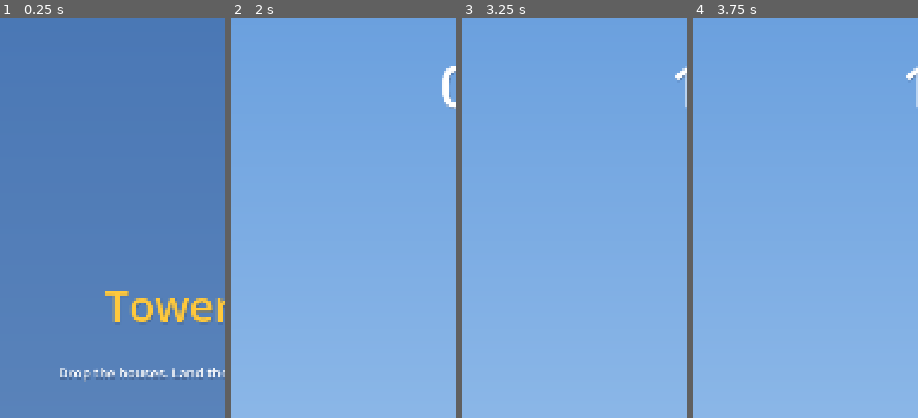
Above: before the commit, frames 1-4 (left to right).
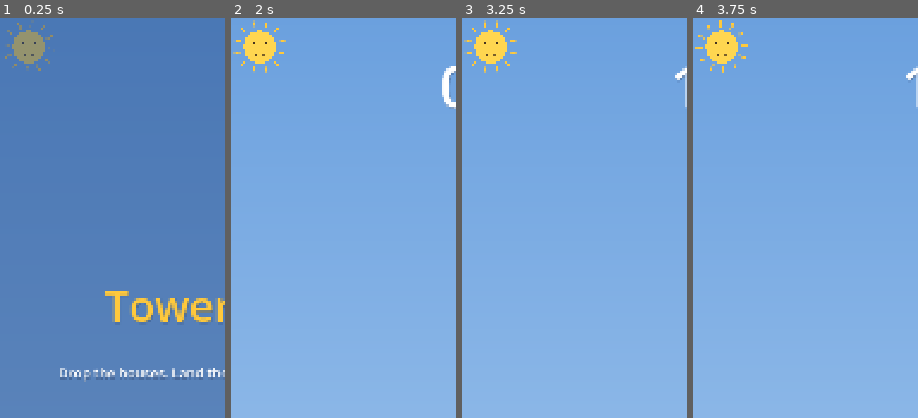
Above: after the commit, the same moments.

Repository: truocpham/tower-craft
Game: Godot game, scene res://scenes/main.tscn
Two runs of this game, one before a commit and one after it. Both use one fixed random seed, a clock stepped at 60 frames per second and the inputs below.
Inputs (mouse positions are % of the whole screen's width and height, from its top left):
- Up to frame 1 (0.25 s): no input
- Up to frame 2 (2 s): tap Enter at 0.5, 0.6, 1.55 s; move the mouse to (72, 45) at 0.52 s; click (72, 45) at 0.67 s; tap Space at 0.77, 0.8, 1.07, 1.35, 1.52, 1.82 s; move the mouse to (30, 55) at 1.27 s; click (30, 55) at 1.42 s
- Up to frame 3 (3.25 s): move the mouse to (60, 28) at 2.02 s; tap Enter at 2.1, 2.85 s; click (60, 28) at 2.17 s; tap Space at 2.3, 3.02 s; move the mouse to (45, 70) at 2.77 s; click (45, 70) at 2.92 s
- Up to frame 4 (3.75 s): tap Space at 3.32, 3.6 s; move the mouse to (80, 65) at 3.52 s; click (80, 65) at 3.67 s
The pictures show only the part of the screen within x 0-50%, y 0-50%; the shares and areas given below are measured in that part.

The runs differ from the first frame. In frame 1, 1.1% of the frame differs, in the area x 2-24%, y 1-14%; in frame 2, 1.1%; in frame 3, 1.1%; in frame 4, 1.1%, in the area x 0-25%, y 0-14%.

Commit message:
Add generated sounds, music, confetti, smiling sun and voice cheers with toggles

Diff:
--- /dev/null
+++ b/game/scripts/audio_manager.gd
@@ -0,0 +1,91 @@
+class_name AudioManager
+extends Node
+## Plays generated sounds, looping music and optional voice cheers, each behind
+## its own toggle in GameSettings. Voice uses DisplayServer.tts_speak and is
+## off when the system has no text to speech voices.
+
+var settings: GameSettings
+var tts_available: bool = false
+## Test hooks: what was last requested, regardless of audio hardware.
+var last_sound: String = ""
+var last_voice: String = ""
+var sound_count: int = 0
+var voice_count: int = 0
+var _sfx: AudioStreamPlayer
+var _music: AudioStreamPlayer
+var _streams: Dictionary = {}
+var _voice_id: String = ""
+var _pick: int = 0
+
+
+func _ready() -> void:
+	_sfx = AudioStreamPlayer.new()
+	_sfx.volume_db = -4.0
+	add_child(_sfx)
+	_music = AudioStreamPlayer.new()
+	_music.volume_db = -14.0
+	add_child(_music)
+	_streams["drop"] = SfxSynth.drop()
+	_streams["thud"] = SfxSynth.thud()
+	_music.stream = SfxSynth.music()
+	tts_available = DisplayServer.tts_get_voices().size() > 0
+	apply_settings()
+
+
+## Call after changing a toggle.
+func apply_settings() -> void:
+	if settings == null or _music == null:
+		return
+	if settings.music_on and not _music.playing:
+		_music.play()
+	elif not settings.music_on and _music.playing:
+		_music.stop()
+	if not settings.voice_on and tts_available:
+		DisplayServer.tts_stop()
+
+
+func music_playing() -> bool:
+	return _music != null and _music.playing
+
+
+func _play(key: String, stream: AudioStream) -> void:
+	if settings == null or not settings.sound_on:
+		return
+	last_sound = key
+	sound_count += 1
+	_sfx.stream = stream
+	_sfx.play()
+
+
+func play_drop() -> void:
+	_play("drop", _streams.get("drop"))
+
+
+func play_thud() -> void:
+	_play("thud", _streams.get("thud"))
+
+
+func play_chime(streak: int) -> void:
+	var key := "chime%d" % clampi(streak, 1, SfxSynth.SCALE.size())
+	if not _streams.has(key):
+		_streams[key] = SfxSynth.chime(streak)
+	_play(key, _streams[key])
+
+
+## Speak a cheer with the child's name. milestone picks the bigger lines.
+func cheer(milestone: bool) -> void:
+	if settings == null or not settings.voice_on or not tts_available:
+		return
+	_pick += 1
+	last_voice = Cheers.line(settings.player_name, milestone, _pick)
+	voice_count += 1
+	if _voice_id == "":
+		var voices := DisplayServer.tts_get_voices_for_language("en")
+		if voices.size() == 0:
+			voices = PackedStringArray()
+			for v in DisplayServer.tts_get_voices():
+				voices.append(v["id"])
+		if voices.size() > 0:
+			_voice_id = voices[0]
+	if _voice_id != "":
+		DisplayServer.tts_speak(last_voice, _voice_id, 70, 1.15, 1.0, 0, true)
--- /dev/null
+++ b/game/scripts/cheers.gd
@@ -0,0 +1,14 @@
+class_name Cheers
+extends RefCounted
+## Short, kind cheer lines that include the child's name.
+
+const MILESTONE := ["Great job, %s!", "Wow, %s! So tall!", "Hooray, %s!", "Amazing, %s!"]
+const PERFECT := ["Perfect, %s!", "Nice one, %s!"]
+
+
+static func line(child: String, milestone: bool, pick: int) -> String:
+	var pool: Array = MILESTONE if milestone else PERFECT
+	var nm := child.strip_edges()
+	if nm == "":
+		nm = "friend"
+	return String(pool[absi(pick) % pool.size()]) % nm
--- /dev/null
+++ b/game/scripts/confetti.gd
@@ -0,0 +1,44 @@
+class_name Confetti
+extends RefCounted
+## Colourful paper pieces that burst from the top and fall. Pure state plus a
+## draw helper so it is easy to test.
+
+const MILESTONES := [5, 10, 20, 50]
+const COLORS := [Color8(255, 201, 60), Color8(255, 120, 150), Color8(110, 220, 170), Color8(120, 190, 255), Color8(255, 160, 80)]
+
+var pieces: Array = []
+var _rng := RandomNumberGenerator.new()
+
+
+static func is_milestone(score: int) -> bool:
+	return score in MILESTONES
+
+
+func burst(w: float, h: float, count: int = 90) -> void:
+	for i in count:
+		pieces.append({
+			"x": _rng.randf() * w, "y": -_rng.randf() * h * 0.2,
+			"vx": _rng.randf_range(-80.0, 80.0), "vy": _rng.randf_range(120.0, 380.0),
+			"r": _rng.randf() * TAU, "vr": _rng.randf_range(-6.0, 6.0),
+			"s": _rng.randf_range(10.0, 20.0), "c": COLORS[_rng.randi() % COLORS.size()],
+			"life": _rng.randf_range(2.0, 3.5)})
+
+
+func step(dt: float) -> void:
+	for i in range(pieces.size() - 1, -1, -1):
+		var p: Dictionary = pieces[i]
+		p["x"] += p["vx"] * dt
+		p["y"] += p["vy"] * dt
+		p["r"] += p["vr"] * dt
+		p["life"] -= dt
+		if p["life"] <= 0.0:
+			pieces.remove_at(i)
+
+
+func draw(ci: CanvasItem) -> void:
+	for p in pieces:
+		var col: Color = p["c"]
+		col.a = minf(p["life"], 1.0)
+		ci.draw_set_transform(Vector2(p["x"], p["y"]), p["r"])
+		ci.draw_rect(Rect2(-p["s"] / 2.0, -p["s"] / 4.0, p["s"], p["s"] / 2.0), col)
+	ci.draw_set_transform(Vector2.ZERO, 0.0)
--- /dev/null
+++ b/game/scripts/game_settings.gd
@@ -0,0 +1,34 @@
+class_name GameSettings
+extends RefCounted
+## Minimal persisted settings: sound toggles and the child's name. Ticket 4's
+## parent area can edit these fields and call save().
+
+const PATH := "user://settings.cfg"
+
+var music_on: bool = true
+var sound_on: bool = true
+var voice_on: bool = true
+var player_name: String = ""
+var path: String = PATH
+
+
+static func load_from(p: String = PATH) -> GameSettings:
+	var s := GameSettings.new()
+	s.path = p
+	var cfg := ConfigFile.new()
+	if cfg.load(p) == OK:
+		s.music_on = bool(cfg.get_value("audio", "music", true))
+		s.sound_on = bool(cfg.get_value("audio", "sound", true))
+		s.voice_on = bool(cfg.get_value("audio", "voice", true))
+		s.player_name = str(cfg.get_value("player", "name", ""))
+	return s
+
+
+func save() -> Error:
+	var cfg := ConfigFile.new()
+	cfg.load(path)  # keep keys other code may have written
+	cfg.set_value("audio", "music", music_on)
+	cfg.set_value("audio", "sound", sound_on)
+	cfg.set_value("audio", "voice", voice_on)
+	cfg.set_value("player", "name", player_name)
+	return cfg.save(path)
--- a/game/scripts/main.gd
+++ b/game/scripts/main.gd
@@ -27,6 +27,10 @@
 var textures: Dictionary = {}
 var _seen_landing: int = 0
 var _font: Font
+var settings: GameSettings
+var audio: AudioManager
+var confetti := Confetti.new()
+var sun := SmilingSun.new()
 
 
 func _ready() -> void:
@@ -37,6 +41,11 @@
 		elif a.begins_with("--skin="):
 			skin = a.substr(7)
 	_font = ThemeDB.fallback_font
+	if settings == null:
+		settings = GameSettings.load_from()
+	audio = AudioManager.new()
+	audio.settings = settings
+	add_child(audio)
 	_build_sprites()
 	_new_sim()
 	var rng := RandomNumberGenerator.new()
@@ -82,7 +91,8 @@
 		Screen.START:
 			screen = Screen.PLAY
 		Screen.PLAY:
-			sim.drop()
+			if sim.drop():
+				audio.play_drop()
 		Screen.OVER:
 			if sim.game_over_ready():
 				_new_sim()
@@ -105,11 +115,21 @@
 func advance(delta: float) -> void:
 	sim.step(delta)
 	pop_time += delta
+	confetti.step(delta)
+	sun.step(delta)
 	if sim.landed_serial != _seen_landing:
 		_seen_landing = sim.landed_serial
+		audio.play_thud()
+		var milestone := sim.last_kind != "miss" and Confetti.is_milestone(sim.score)
 		if sim.last_kind == "perfect":
 			pop_text = sim.last_streak_text
 			pop_time = 0.0
+			sun.cheer()
+			audio.play_chime(sim.streak)
+		if milestone:
+			confetti.burst(sim.view_w, sim.view_h)
+		if milestone or (sim.last_kind == "perfect" and sim.streak % 3 == 0):
+			audio.cheer(milestone)
 		if sim.last_kind == "miss":
 			best = maxi(best, sim.score)
 	if screen == Screen.PLAY and sim.state == GameSim.State.OVER:
@@ -150,6 +170,8 @@
 	elif sim.state == GameSim.State.PLAY:
 		var hp := sim.hang_pos()
 		_hang(hp["x"], hp["wb"], sim.top_block()["w"], sim.palette_for(sim.blocks.size()), hp["rot"], true)
+	sun.draw(self, sim.unit_px)
+	confetti.draw(self)
 	_draw_ui(w, h)
 
 
--- /dev/null
+++ b/game/scripts/sfx_synth.gd
@@ -0,0 +1,100 @@
+class_name SfxSynth
+extends RefCounted
+## Generates every sound in code (no asset files, no downloads). All sounds are
+## soft sines with gentle envelopes: no harsh or scary tones.
+
+const RATE := 22050
+## Major pentatonic steps in semitones; the chime climbs these on each perfect.
+const SCALE := [0, 2, 4, 7, 9, 12, 14, 16, 19, 21, 24]
+
+
+static func _to_stream(samples: PackedFloat32Array, rate: int, loop: bool = false) -> AudioStreamWAV:
+	var bytes := PackedByteArray()
+	bytes.resize(samples.size() * 2)
+	for i in samples.size():
+		bytes.encode_s16(i * 2, int(clampf(samples[i], -1.0, 1.0) * 32000.0))
+	var w := AudioStreamWAV.new()
+	w.format = AudioStreamWAV.FORMAT_16_BITS
+	w.mix_rate = rate
+	w.stereo = false
+	w.data = bytes
+	if loop:
+		w.loop_mode = AudioStreamWAV.LOOP_FORWARD
+		w.loop_begin = 0
+		w.loop_end = samples.size()
+	return w
+
+
+## Soft falling whoosh: a quiet sine gliding down.
+static func drop() -> AudioStreamWAV:
+	var n := int(RATE * 0.25)
+	var s := PackedFloat32Array()
+	s.resize(n)
+	var ph := 0.0
+	for i in n:
+		var t := float(i) / n
+		ph += TAU * lerpf(520.0, 300.0, t) / RATE
+		s[i] = sin(ph) * 0.18 * sin(PI * t)
+	return _to_stream(s, RATE)
+
+
+## Soft landing thud: low sine with a quick decay.
+static func thud() -> AudioStreamWAV:
+	var n := int(RATE * 0.3)
+	var s := PackedFloat32Array()
+	s.resize(n)
+	var ph := 0.0
+	for i in n:
+		var t := float(i) / n
+		ph += TAU * lerpf(130.0, 60.0, minf(t * 3.0, 1.0)) / RATE
+		s[i] = sin(ph) * 0.55 * exp(-t * 7.0) * minf(float(i) / 80.0, 1.0)
+	return _to_stream(s, RATE)
+
+
+static func chime_freq(streak: int) -> float:
+	var step: int = SCALE[clampi(streak - 1, 0, SCALE.size() - 1)]
+	return 523.25 * pow(2.0, step / 12.0)
+
+
+## Bell-like chime; pitch rises with the streak (1 = first perfect).
+static func chime(streak: int) -> AudioStreamWAV:
+	var f := chime_freq(streak)
+	var n := int(RATE * 0.6)
+	var s := PackedFloat32Array()
+	s.resize(n)
+	for i in n:
+		var t := float(i) / RATE
+		var env := exp(-t * 6.0) * minf(t * 400.0, 1.0)
+		s[i] = (sin(TAU * f * t) * 0.35 + sin(TAU * f * 2.0 * t) * 0.12 + sin(TAU * f * 3.0 * t) * 0.04) * env
+	return _to_stream(s, RATE)
+
+
+## Calm looping music: slow pentatonic arpeggio over soft pads, 16 s.
+static func music() -> AudioStreamWAV:
+	var rate := 11025
+	var beat := 0.5
+	var bars := 8
+	var total := int(rate * beat * 4.0 * bars)
+	var buf := PackedFloat32Array()
+	buf.resize(total)
+	var roots := [0, 5, 7, 0, 5, 9, 7, 0]
+	var arp := [0, 4, 7, 12, 7, 4, 9, 7]
+	for bar in bars:
+		var root: int = roots[bar]
+		var bar_start := int(bar * 4.0 * beat * rate)
+		var pad_n := int(4.0 * beat * rate)
+		var f1 := 261.63 * pow(2.0, (root - 12) / 12.0)
+		for i in pad_n:
+			var tt := float(i) / rate
+			var e := sin(PI * float(i) / pad_n)
+			buf[bar_start + i] += (sin(TAU * f1 * tt) + sin(TAU * f1 * 1.5 * tt) * 0.6) * 0.06 * e
+		for k in 8:
+			var note: int = root + arp[k]
+			var f := 261.63 * pow(2.0, note / 12.0)
+			var start := bar_start + int(k * beat * 0.5 * rate)
+			var len := int(0.6 * rate)
+			for i in len:
+				var idx := (start + i) % total  # wrap so the loop is seamless
+				var tt := float(i) / rate
+				buf[idx] += sin(TAU * f * tt) * 0.09 * exp(-tt * 4.0) * minf(tt * 200.0, 1.0)
+	return _to_stream(buf, rate, true)
--- /dev/null
+++ b/game/scripts/smiling_sun.gd
@@ -0,0 +1,33 @@
+class_name SmilingSun
+extends RefCounted
+## Friendly sun in the top-left corner. Beams and bounces after a perfect.
+
+var joy: float = 0.0  # 1 right after a perfect, fades to 0
+var t: float = 0.0
+
+
+func cheer() -> void:
+	joy = 1.0
+
+
+func step(dt: float) -> void:
+	t += dt
+	joy = maxf(0.0, joy - dt / 1.2)
+
+
+func draw(ci: CanvasItem, unit: float) -> void:
+	var r := clampf(unit * 0.16, 28.0, 56.0) * (1.0 + 0.25 * joy)
+	var c := Vector2(r * 1.8, r * 1.8 - joy * r * 0.3 * absf(sin(t * 14.0)))
+	for k in 12:
+		var d := Vector2.from_angle(TAU * k / 12.0 + t * 0.4)
+		ci.draw_line(c + d * r * 1.25, c + d * r * (1.6 + 0.35 * joy), Color8(255, 201, 60), 4.0, true)
+	ci.draw_circle(c, r, Color8(255, 214, 80))
+	var eye := Color8(70, 50, 30)
+	ci.draw_circle(c + Vector2(-r * 0.35, -r * 0.2), r * 0.1, eye)
+	ci.draw_circle(c + Vector2(r * 0.35, -r * 0.2), r * 0.1, eye)
+	var depth := 0.35 + 0.35 * joy
+	ci.draw_arc(c + Vector2(0, r * 0.05), r * 0.55, PI * (0.5 - depth * 0.5), PI * (0.5 + depth * 0.5), 16, eye, 3.0, true)
+	if joy > 0.0:
+		var blush := Color(1, 0.5, 0.5, 0.5 * joy)
+		ci.draw_circle(c + Vector2(-r * 0.6, r * 0.2), r * 0.15, blush)
+		ci.draw_circle(c + Vector2(r * 0.6, r * 0.2), r * 0.15, blush)
--- /dev/null
+++ b/game/tests/test_audio.gd
@@ -0,0 +1,132 @@
+extends TestCase
+## Toggles, settings persistence, generated sounds, cheers, confetti and sun.
+
+const TMP := "user://test_settings.cfg"
+
+
+func _manager(s: GameSettings, tts: bool = true) -> AudioManager:
+	var a := AudioManager.new()
+	a.settings = s
+	tree.root.add_child(a)
+	await tree.process_frame
+	a.tts_available = tts
+	return a
+
+
+func _drop(a: AudioManager) -> void:
+	tree.root.remove_child(a)
+	a.free()
+
+
+func test_settings_round_trip() -> void:
+	DirAccess.remove_absolute(TMP)
+	var s := GameSettings.load_from(TMP)
+	check(s.music_on and s.sound_on and s.voice_on, "defaults on")
+	s.music_on = false
+	s.voice_on = false
+	s.player_name = "Mia"
+	check_eq(s.save(), OK)
+	var t := GameSettings.load_from(TMP)
+	check(not t.music_on, "music saved off")
+	check(t.sound_on, "sound still on")
+	check(not t.voice_on, "voice saved off")
+	check_eq(t.player_name, "Mia")
+	DirAccess.remove_absolute(TMP)
+
+
+func test_sound_toggle() -> void:
+	var s := GameSettings.new()
+	var a: AudioManager = await _manager(s)
+	a.play_drop()
+	check_eq(a.sound_count, 1, "plays when on")
+	s.sound_on = false
+	a.play_thud()
+	a.play_chime(2)
+	check_eq(a.sound_count, 1, "silent when off")
+	_drop(a)
+
+
+func test_music_toggle() -> void:
+	var s := GameSettings.new()
+	var a: AudioManager = await _manager(s)
+	check(a._music.stream != null, "music generated")
+	s.music_on = false
+	a.apply_settings()
+	check(not a.music_playing(), "music off")
+	s.music_on = true
+	a.apply_settings()
+	# A player only reports playing with an audio driver; the headless dummy driver counts.
+	check(a._music.stream.loop_mode == AudioStreamWAV.LOOP_FORWARD, "music loops")
+	_drop(a)
+
+
+func test_voice_toggle_and_name() -> void:
+	var s := GameSettings.new()
+	s.player_name = "Mia"
+	var a: AudioManager = await _manager(s)
+	a.tts_available = false
+	a.cheer(true)
+	check_eq(a.voice_count, 0, "no tts means no voice")
+	a.tts_available = true
+	s.voice_on = false
+	a.cheer(true)
+	check_eq(a.voice_count, 0, "voice off")
+	s.voice_on = true
+	a._voice_id = "x"
+	a.cheer(true)
+	check_eq(a.voice_count, 1)
+	check(a.last_voice.contains("Mia"), "cheer has the name: " + a.last_voice)
+	_drop(a)
+
+
+func test_cheer_lines() -> void:
+	for i in 6:
+		check(Cheers.line("Leo", i % 2 == 0, i).contains("Leo"), "name in line %d" % i)
+	check(Cheers.line("", true, 0).contains("friend"), "fallback name")
+
+
+func test_chime_rises() -> void:
+	for i in range(1, 6):
+		check(SfxSynth.chime_freq(i + 1) > SfxSynth.chime_freq(i), "pitch rises at %d" % i)
+	check(SfxSynth.chime(1).data.size() > 1000, "chime has samples")
+	check(SfxSynth.drop().data.size() > 1000, "drop has samples")
+	check(SfxSynth.thud().data.size() > 1000, "thud has samples")
+
+
+func test_confetti_and_sun() -> void:
+	check(Confetti.is_milestone(5) and Confetti.is_milestone(10) and Confetti.is_milestone(20) and Confetti.is_milestone(50), "milestones")
+	check(not Confetti.is_milestone(6), "not a milestone")
+	var c := Confetti.new()
+	c.burst(1080, 1920)
+	check(c.pieces.size() > 0, "burst spawns")
+	for i in 400:
+		c.step(0.02)
+	check_eq(c.pieces.size(), 0, "confetti ends")
+	var sun := SmilingSun.new()
+	sun.cheer()
+	check_near(sun.joy, 1.0, "joy")
+	for i in 100:
+		sun.step(0.02)
+	check_near(sun.joy, 0.0, "joy fades")
+
+
+func test_scene_effects_on_perfects() -> void:
+	var main: Node = load("res://scenes/main.tscn").instantiate()
+	main.settings = GameSettings.new()
+	tree.root.add_child(main)
+	await tree.process_frame
+	main.press()
+	var sim: GameSim = main.sim
+	for k in 5:
+		sim.phase = 0.0
+		main.press()
+		var n := 0
+		while not sim.fall.is_empty() and n < 1000:
+			main.advance(0.016)
+			n += 1
+	check_eq(sim.score, 5, "five perfect houses")
+	check(main.confetti.pieces.size() > 0, "confetti at 5 houses")
+	check(main.sun.joy > 0.0, "sun reacts")
+	check(main.audio.last_sound.begins_with("chime"), "chime played")
+	tree.root.remove_child(main)
+	main.free()
Not shown, added: game/scripts/audio_manager.gd.uid
Not shown, added: game/scripts/cheers.gd.uid
Not shown, added: game/scripts/confetti.gd.uid
Not shown, added: game/scripts/game_settings.gd.uid
Not shown, added: game/scripts/sfx_synth.gd.uid
Not shown, added: game/scripts/smiling_sun.gd.uid
Not shown, added: game/tests/test_audio.gd.uid
Not shown, added: docs/ASSETS.md
